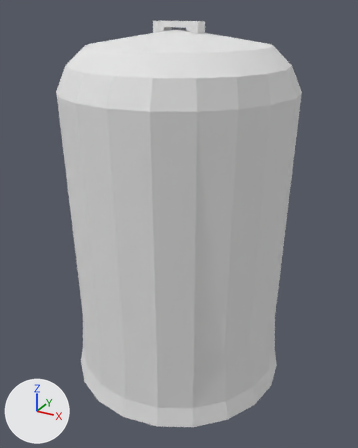
A saved change to the OBJ model Boombox/Assets/models/trash_can.obj.
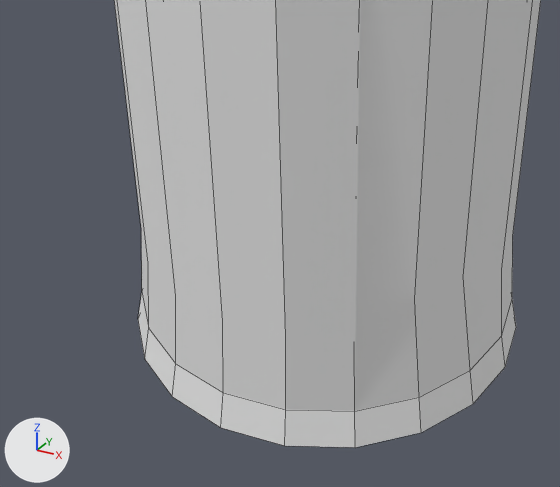
There are two pictures of each version: one whole from a 50 mm lens placed at (5.37, -9.74, 8.76), pointed at (0.07, -0.11, 3.94), one close up on the part from 3% to 84% of the width and 44% to 100% of the height. The lights are fixed; the arrows at lower left show +X, +Y and +Z. The close-ups show mesh edges as thin lines. Where no turn or scale is listed for an object, it has been applied to the vertices.

The scene before the commit, as lines of its bpy script (objects in view):
```python
me_trash_can = bpy.data.meshes.new('trash_can')
me_trash_can.from_pydata(...)  # 145 vertices, 122 faces; spans x -2.66..2.66, y -2.66..2.66, z 0.0..8.48
me_trash_can.materials.append(mat_phong1sg)  # white #e7e7e7
ob_trash_can = bpy.data.objects.new('trash_can', me_trash_can)
ob_trash_can.location = (0.0, 0.0, 0.0)
```
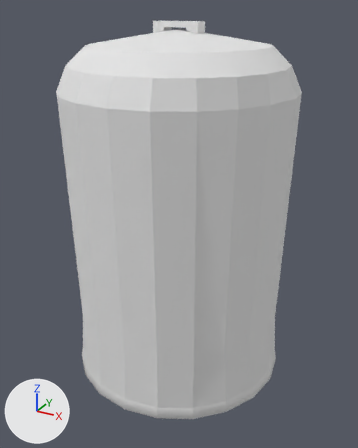
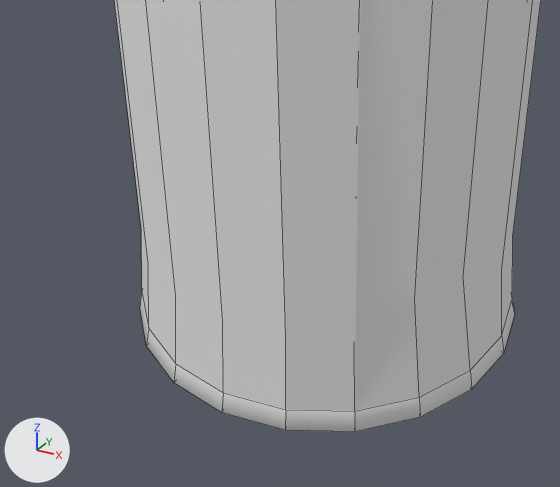
Patch to the scene script:
```diff
--- a/Boombox/Assets/models/trash_can.obj.py
+++ b/Boombox/Assets/models/trash_can.obj.py
@@ me_trash_can @@
 # used by ob_trash_can; location = (0.0, 0.0, 0.0)
-me_trash_can.from_pydata(...)  # 145 vertices, 122 faces; spans x -2.66..2.66, y -2.66..2.66, z 0.0..8.48
+me_trash_can.from_pydata(...)  # 165 vertices, 143 faces; spans x -2.62..2.62, y -2.62..2.62, z 0.21..8.48
+# me_trash_can part 1
+# 20 faces are deleted
+# 20 vertices move from x -2.66..2.66, y -2.66..2.66, z 0.0 to x -2.47..2.47, y -2.47..2.47, z 0.28
+# 20 vertices are added at x -2.62..2.62, y -2.62..2.62, z 0.21
+# 41 new faces join them
 me_trash_can.materials.append(mat_phong1sg)
```

Where the change shows, as pixel boxes [x1, y1, x2, y2] in the close-ups (560 x 487 px):
'trash_can', reshaped
    before: [114, 0, 541, 448]
    after: [114, 0, 541, 432]
part 1 of me_trash_can, built on
    before: [138, 293, 516, 448]
    after: [140, 293, 515, 432]
